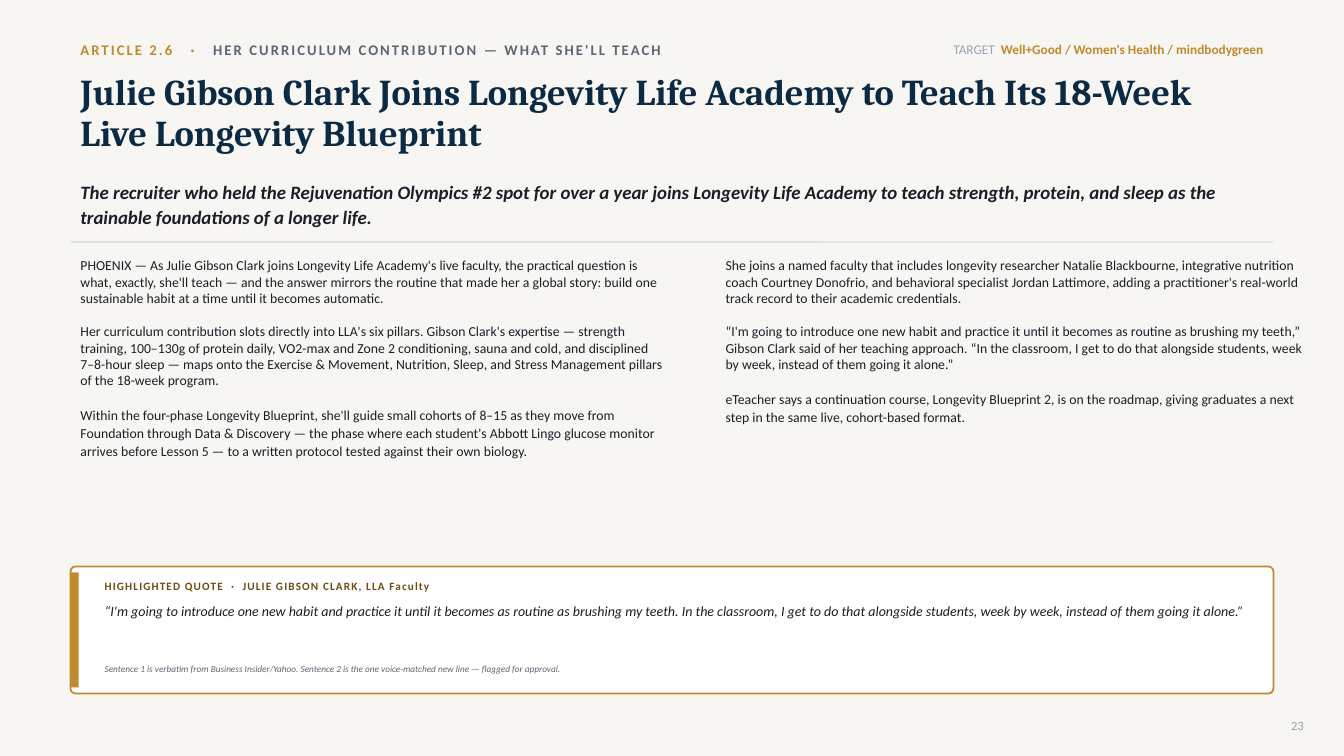
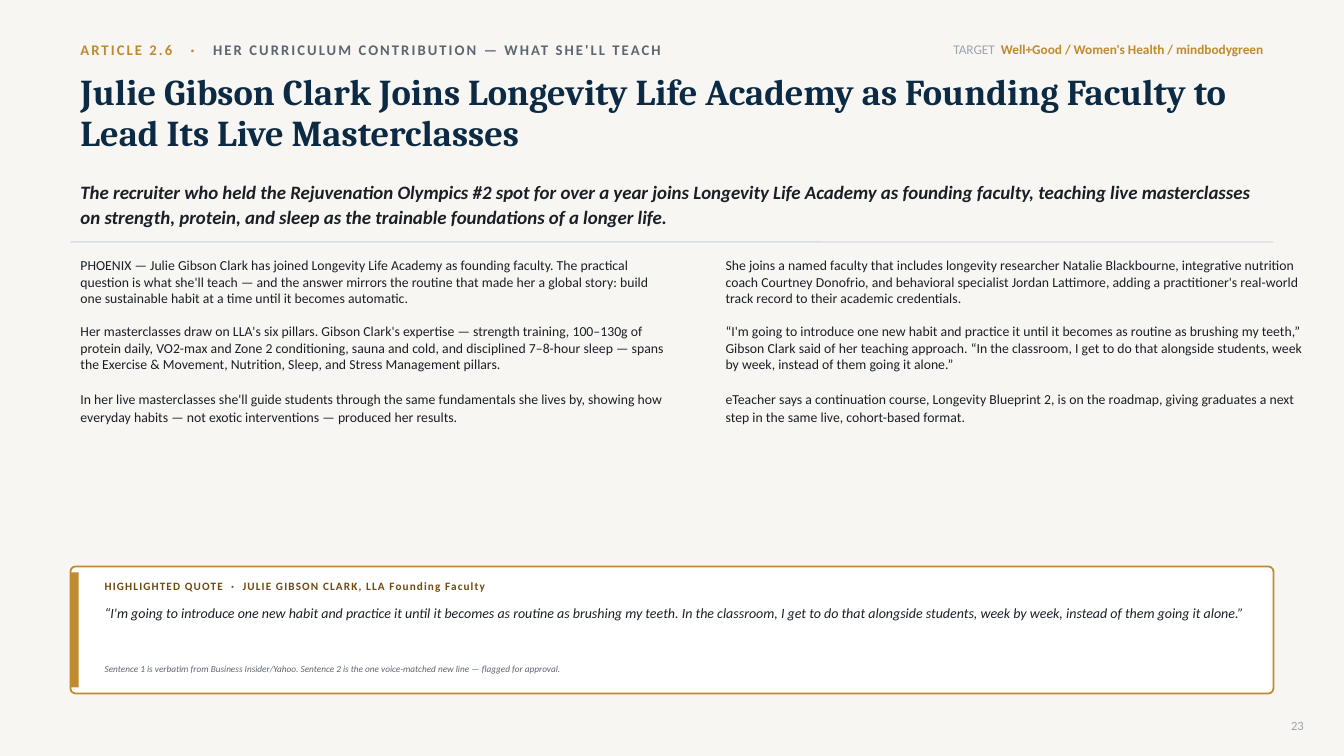
Before and after one commit to gitteromri-ux/eteacher-longevity-pr-campaign, a slide deck: slide 23 of eTeacher_Longevity_PR_Campaign.pptx. Drawn at 1344x756 pixels with LibreOffice and Linux fonts; fonts in the diff are those of the drawing. Boxes give left, top, right and bottom in pixels: in the first picture for what was removed or moved away, otherwise in the second. Text is boxed around its words. In the diff, an @@ line names an element or a change of style, - is before the commit and + after.

Commit message:
Julie = founding faculty teaching masterclasses (not the Blueprint); simplify openings

```diff
--- a/eTeacher_Longevity_PR_Campaign.pptx
+++ b/eTeacher_Longevity_PR_Campaign.pptx
@@ text at [80, 79, 1226, 147]: text changed @@
-Julie Gibson Clark Joins Longevity Life Academy to Teach Its 18-Week Live Longevity Blueprint
+Julie Gibson Clark Joins Longevity Life Academy as Founding Faculty to Lead Its Live Masterclasses
@@ text at [80, 185, 1250, 227]: text changed @@
-The recruiter who held the Rejuvenation Olympics #2 spot for over a year joins Longevity Life Academy to teach strength, protein, and sleep as the trainable foundations of a longer life.
+The recruiter who held the Rejuvenation Olympics #2 spot for over a year joins Longevity Life Academy as founding faculty, teaching live masterclasses on strength, protein, and sleep as the trainable foundations of a longer life.
@@ text at [80, 260, 664, 425]: text changed @@
-PHOENIX — As Julie Gibson Clark joins Longevity Life Academy's live faculty, the practical question is what, exactly, she'll teach — and the answer mirrors the routine that made her a global story: build one sustainable habit at a time until it becomes automatic.
-Her curriculum contribution slots directly into LLA's six pillars. Gibson Clark's expertise — strength training, 100–130g of protein daily, VO2-max and Zone 2 conditioning, sauna and cold, and disciplined 7–8-hour sleep — maps onto the Exercise & Movement, Nutrition, Sleep, and Stress Management pillars of the 18-week program.
-Within the four-phase Longevity Blueprint, she'll guide small cohorts of 8–15 as they move from Foundation through Data & Discovery — the phase where each student's Abbott Lingo glucose monitor arrives before Lesson 5 — to a written protocol tested against their own biology.
+PHOENIX — Julie Gibson Clark has joined Longevity Life Academy as founding faculty. The practical question is what she'll teach — and the answer mirrors the routine that made her a global story: build one sustainable habit at a time until it becomes automatic.
+Her masterclasses draw on LLA's six pillars. Gibson Clark's expertise — strength training, 100–130g of protein daily, VO2-max and Zone 2 conditioning, sauna and cold, and disciplined 7–8-hour sleep — spans the Exercise & Movement, Nutrition, Sleep, and Stress Management pillars.
+In her live masterclasses she'll guide students through the same fundamentals she lives by, showing how everyday habits — not exotic interventions — produced her results.
@@ text "“I'm going to introduce one ..." at [105, 608, 1244, 621]: line spacing 1.06 to 1.05 @@
@@ text at [95, 575, 1253, 597]: text changed @@
-HIGHLIGHTED QUOTE · JULIE GIBSON CLARK, LLA Faculty
+HIGHLIGHTED QUOTE · JULIE GIBSON CLARK, LLA Founding Faculty
```
Also in this commit, not shown: 22 other slides changed, 1 other file.
